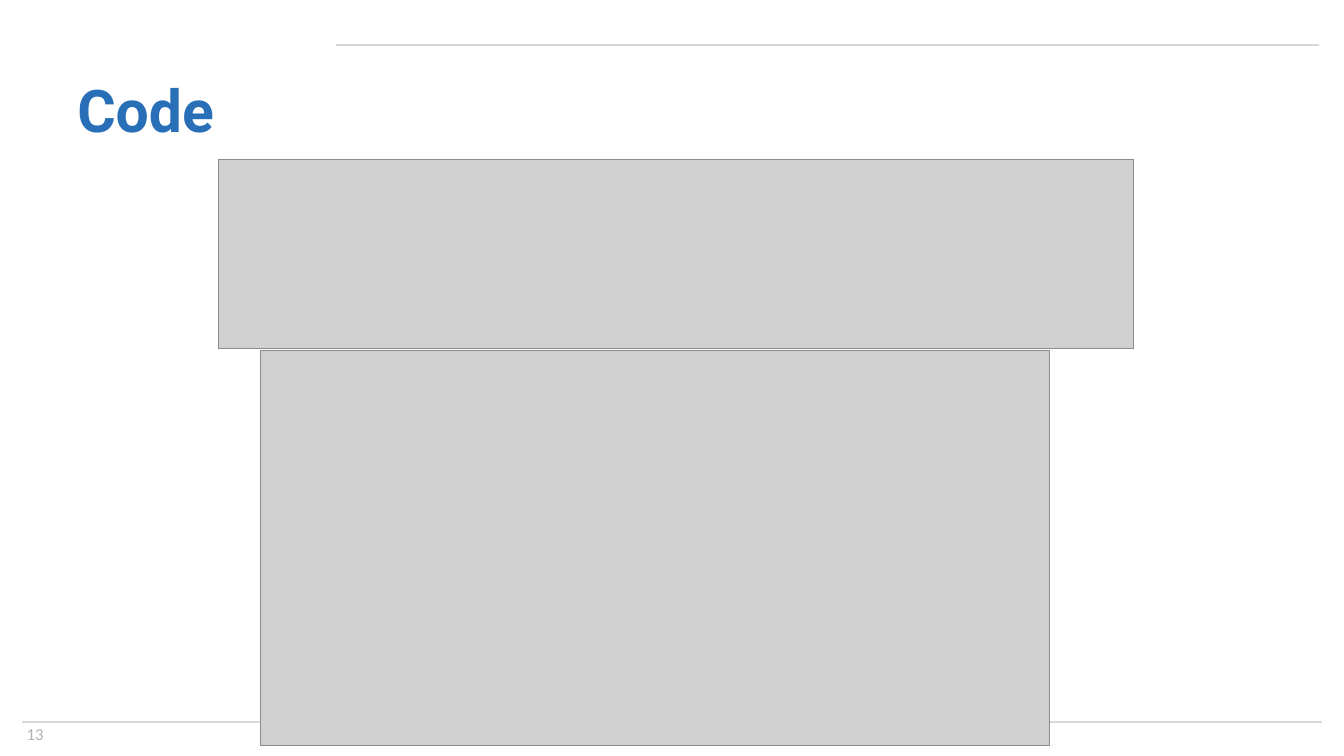
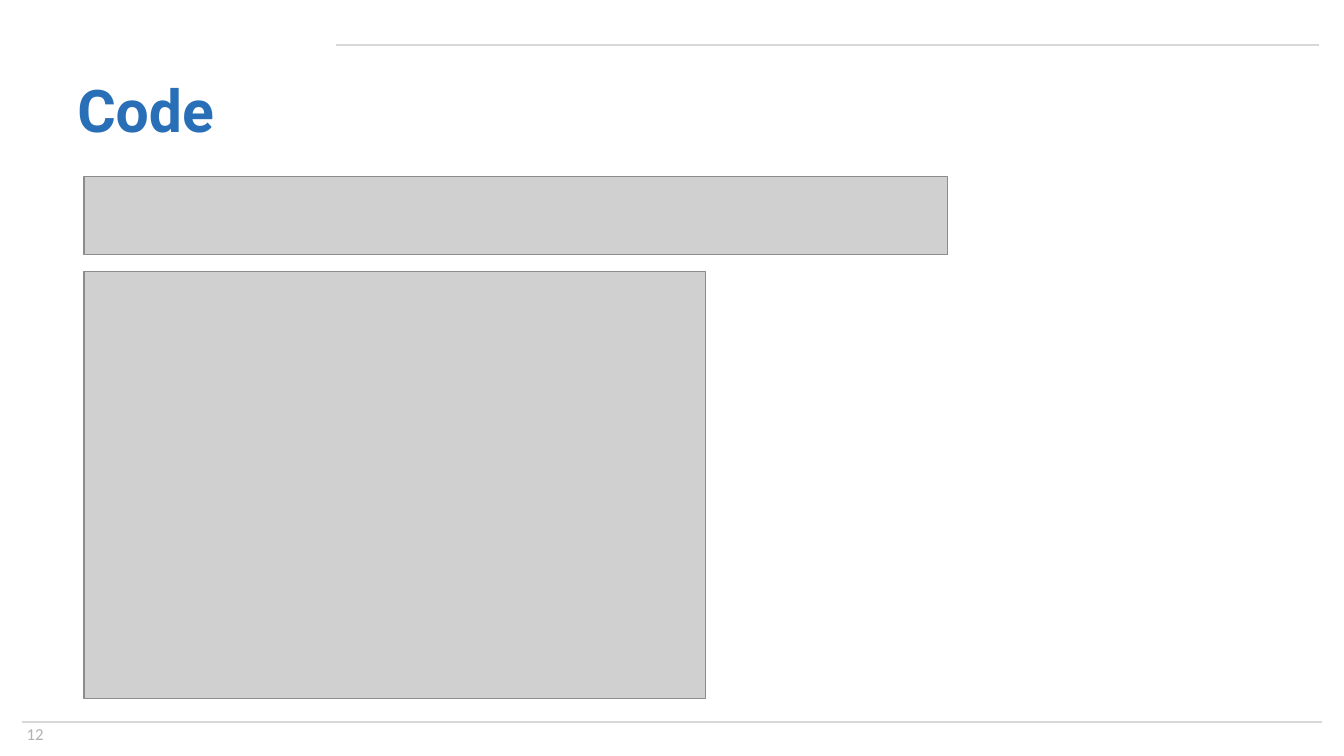
Before and after one commit to jeff-goldsmith/ENAR2021, a slide deck: slide 12 of SlidesPPT/ShortCourse_Notation.pptx (slide 13 before the commit). Drawn at 1344x756 pixels with LibreOffice and Linux fonts; fonts in the diff are those of the drawing; grey boxes stand for pictures; background and template pictures are left out. Boxes give left, top, right and bottom in pixels: in the first picture for what was removed or moved away, otherwise in the second. Text is boxed around its words. In the diff, an @@ line names an element or a change of style, - is before the commit and + after.

```diff
--- a/SlidesPPT/ShortCourse_Notation.pptx
+++ b/SlidesPPT/ShortCourse_Notation.pptx
@@ picture added at (x1=84, y1=176, x2=947, y2=255) @@
@@ picture removed at (x1=219, y1=159, x2=1134, y2=348) @@
@@ picture added at (x1=84, y1=271, x2=706, y2=699) @@
@@ picture removed at (x1=260, y1=351, x2=1050, y2=746) @@
@@ page number at (x1=27, y1=729, x2=44, y2=740): text changed @@
-13
+12
```
Also in this commit, not shown: 10 other slides changed, 1 slide removed, 8 other files.
